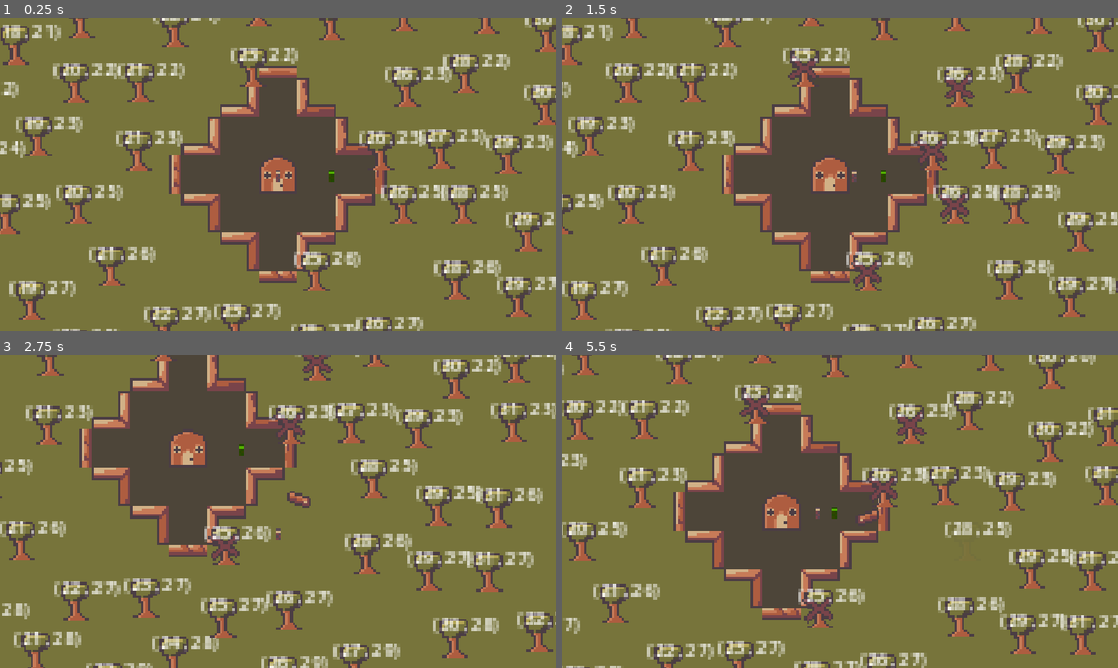
Above: before the commit, frames 1-4 (two rows, left to right).
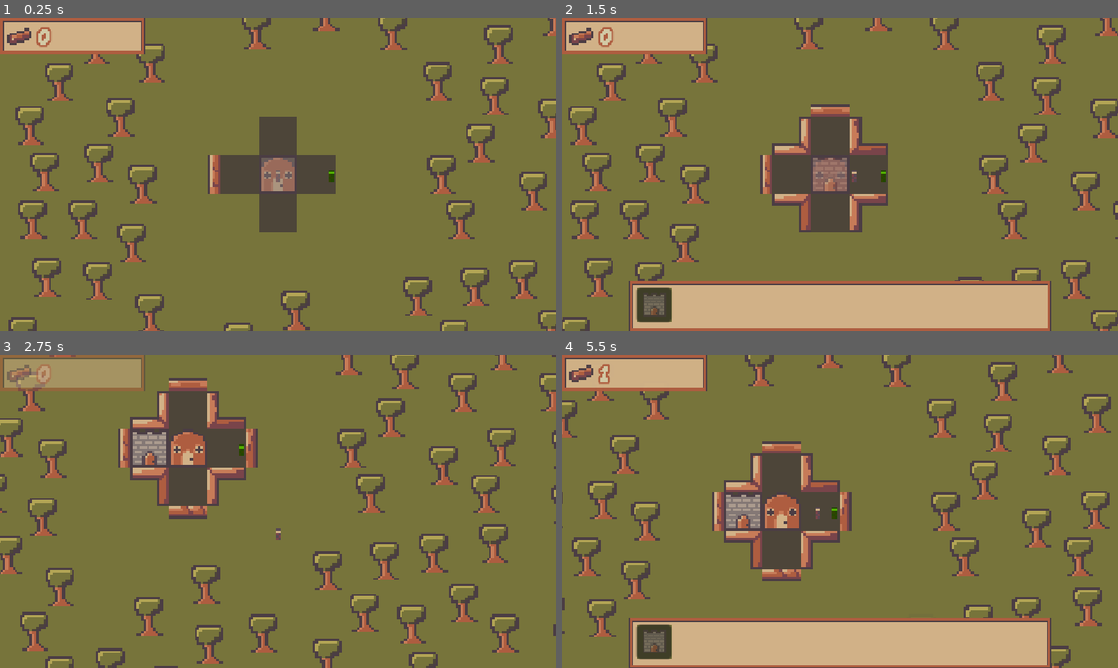
Above: after the commit, the same moments.

Repository: jacksonmist/DeforestStation
Game: Godot game, scene res://Scenes/Root.tscn
Two runs of this game, one before a commit and one after it. Both use one fixed random seed, a clock stepped at 60 frames per second and the inputs below.
Inputs (mouse positions are in pixels of both pictures, inside the frame that each line leads up to):
- Up to frame 1 (0.25 s): no input
- Up to frame 2 (1.5 s): click (656, 305) at 0.52 s; move the mouse to (840, 174) at 1.27 s; press the mouse at (840, 174) at 1.28 s; hold D (Right) from 1.28 s (still down)
- Up to frame 3 (2.75 s): move the mouse to (166, 527) at 2.02 s; release D (Right) at 2.03 s; release the mouse at (166, 527) at 2.03 s; hold S (Down) from 2.03 s (still down); click (166, 527) at 2.1 s
- Up to frame 4 (5.5 s): move the mouse to (895, 442) at 2.77 s; release S (Down) at 2.78 s; press the mouse at (895, 442) at 2.78 s; hold D (Right) 2.78-3.53 s; move the mouse to (812, 574) at 3.52 s; release the mouse at (812, 574) at 3.53 s; hold W (Up) 3.53-4.28 s; click (812, 574) at 3.6 s; move the mouse to (1006, 558) at 4.27 s; press the mouse at (1006, 558) at 4.28 s; hold A (Left) from 4.28 s (still down); move the mouse to (673, 464) at 5.02 s; release the mouse at (673, 464) at 5.03 s; click (673, 464) at 5.1 s

The runs differ from the first frame. In frame 1, 36% of the frame differs, in the area x 0-100%, y 0-100%; in frame 2, 45%; in frame 3, 36%; in frame 4, 43%.

Commit message:
Added building placement

Diff:
--- /dev/null
+++ b/Fonts/GrapeSoda.tres
@@ -0,0 +1,10 @@
+[gd_resource type="LabelSettings" format=3 uid="uid://cddqxk8eahrc2"]
+
+[ext_resource type="FontFile" uid="uid://bdg3nv82k5bbl" path="res://Fonts/GrapeSoda.ttf" id="1_456og"]
+
+[resource]
+font = ExtResource("1_456og")
+font_size = 64
+font_color = Color(0.8235294, 0.7882353, 0.64705884, 1)
+outline_size = 16
+outline_color = Color(0.68235296, 0.3647059, 0.2509804, 1)
--- a/Scenes/Root.tscn
+++ b/Scenes/Root.tscn
@@ -1,8 +1,13 @@
 [gd_scene format=3 uid="uid://dv2sgwsfcdyca"]
 
 [ext_resource type="Texture2D" uid="uid://dhat3ipmnjj1a" path="res://Sprites/BasicGroundTexture.png" id="1_y1djv"]
+[ext_resource type="Texture2D" uid="uid://doniadc2wwyju" path="res://Sprites/selection.png" id="2_7f8yv"]
+[ext_resource type="Texture2D" uid="uid://g5m5al7f2upv" path="res://Sprites/pos_selection.png" id="2_8btxg"]
 [ext_resource type="Texture2D" uid="uid://cu8cbxhf23tdt" path="res://Sprites/StationFloor.png" id="2_t0qco"]
+[ext_resource type="PackedScene" uid="uid://5hr4ryv38sbb" path="res://Scenes/barracks.tscn" id="2_ve1ck"]
 [ext_resource type="Script" uid="uid://dix58tw62qy4c" path="res://Scripts/ground_map.gd" id="3_75oan"]
+[ext_resource type="Texture2D" uid="uid://njuuhkdepf1c" path="res://Sprites/neg_selection.png" id="3_lbgny"]
+[ext_resource type="Texture2D" uid="uid://cdcil8c1cjwwf" path="res://Sprites/neu_selection.png" id="4_asw58"]
 [ext_resource type="Script" uid="uid://brclpklxi4iph" path="res://Scripts/pds_manager.gd" id="6_626no"]
 [ext_resource type="Script" uid="uid://uds2sukswpu" path="res://Scripts/grid_manager.gd" id="7_6ebx2"]
 [ext_resource type="Texture2D" uid="uid://eu8e1ajk145w" path="res://Sprites/BasicHouse.png" id="8_difym"]
@@ -22,7 +27,10 @@
 [ext_resource type="PackedScene" uid="uid://bakp2uylxujxy" path="res://Scenes/Walls/neinv_wall.tscn" id="22_8btxg"]
 [ext_resource type="PackedScene" uid="uid://i1d60enxi5n4" path="res://Scenes/Walls/seinv_wall.tscn" id="23_lbgny"]
 [ext_resource type="PackedScene" uid="uid://bgfjew1keeat4" path="res://Scenes/Walls/swinv_wall.tscn" id="24_asw58"]
+[ext_resource type="Script" uid="uid://cp5rh6gpfpk4k" path="res://Scripts/structure_manager.gd" id="24_ql2nr"]
 [ext_resource type="PackedScene" uid="uid://cegd77rb4u3em" path="res://Scenes/Walls/nwinv_wall.tscn" id="25_rcb2t"]
+
+[sub_resource type="CircleShape2D" id="CircleShape2D_4bev8"]
 
 [sub_resource type="TileSetAtlasSource" id="TileSetAtlasSource_g1ltr"]
 texture = ExtResource("1_y1djv")
@@ -37,6 +45,7 @@
 sources/1 = SubResource("TileSetAtlasSource_ebfx1")
 
 [sub_resource type="RectangleShape2D" id="RectangleShape2D_4bev8"]
+size = Vector2(16, 16)
 
 [sub_resource type="CircleShape2D" id="CircleShape2D_ltfbr"]
 radius = 8.0
@@ -44,6 +53,26 @@
 [sub_resource type="CircleShape2D" id="CircleShape2D_fojhu"]
 
 [node name="Node2D" type="Node2D" unique_id=1513264109]
+
+[node name="StructureManager" type="Area2D" parent="." unique_id=806441737]
+collision_layer = 129
+collision_mask = 64
+script = ExtResource("24_ql2nr")
+pos_selection = ExtResource("2_8btxg")
+neg_selection = ExtResource("3_lbgny")
+neu_selection = ExtResource("4_asw58")
+barracks = ExtResource("2_ve1ck")
+
+[node name="CollisionShape2D" type="CollisionShape2D" parent="StructureManager" unique_id=1633693362]
+shape = SubResource("CircleShape2D_4bev8")
+debug_color = Color(0.99999994, 0.011874482, 0.05190014, 0.41960785)
+
+[node name="Selection" type="Sprite2D" parent="StructureManager" unique_id=211997279]
+z_index = 5
+texture = ExtResource("2_7f8yv")
+
+[node name="SelectedStructure" type="Sprite2D" parent="StructureManager/Selection" unique_id=700509714]
+self_modulate = Color(1, 1, 1, 0.5019608)
 
 [node name="GroundMap" type="TileMapLayer" parent="." unique_id=348636908 node_paths=PackedStringArray("pds_manager")]
 z_index = -1
@@ -75,13 +104,14 @@
 grid_manager = NodePath("../GridManager")
 house = NodePath("../House")
 
-[node name="GridManager" type="Node" parent="." unique_id=366981937 node_paths=PackedStringArray("tree_manager", "ground_map", "wall_manager")]
+[node name="GridManager" type="Node" parent="." unique_id=366981937 node_paths=PackedStringArray("tree_manager", "ground_map", "wall_manager", "structure_manager")]
 script = ExtResource("7_6ebx2")
 tree_manager = NodePath("../TreeManager")
 ground_map = NodePath("../GroundMap")
 wall_manager = NodePath("../GroundMap/WallManager")
+structure_manager = NodePath("../StructureManager")
 
-[node name="House" type="Area2D" parent="." unique_id=859446054 node_paths=PackedStringArray("ground_map", "grid")]
+[node name="House" type="Area2D" parent="." unique_id=859446054 node_paths=PackedStringArray("ground_map", "grid", "structure_manager")]
 texture_filter = 1
 collision_mask = 0
 script = ExtResource("9_am7h6")
@@ -89,6 +119,7 @@
 grid = NodePath("../GridManager")
 starting_radius = 2
 health = 100.0
+structure_manager = NodePath("../StructureManager")
 
 [node name="CollisionShape2D" type="CollisionShape2D" parent="House" unique_id=1493826941]
 shape = SubResource("RectangleShape2D_4bev8")
@@ -96,12 +127,13 @@
 [node name="Sprite2D" type="Sprite2D" parent="House" unique_id=2096658549]
 texture = ExtResource("8_difym")
 
-[node name="Player" type="Area2D" parent="." unique_id=583931774 node_paths=PackedStringArray("house")]
+[node name="Player" type="Area2D" parent="." unique_id=583931774 node_paths=PackedStringArray("house", "structure_manager")]
 z_index = 1
-collision_layer = 2
+collision_layer = 66
 collision_mask = 28
 script = ExtResource("13_7f8yv")
 house = NodePath("../House")
+structure_manager = NodePath("../StructureManager")
 speed = 50.0
 aps = 50.0
 
--- /dev/null
+++ b/Scenes/barracks.tscn
@@ -0,0 +1,20 @@
+[gd_scene format=3 uid="uid://5hr4ryv38sbb"]
+
+[ext_resource type="Script" uid="uid://o3n3bfkslhgv" path="res://Scripts/barracks.gd" id="1_coeoc"]
+[ext_resource type="Texture2D" uid="uid://dg7d05vrk5blu" path="res://Sprites/Buildings/Barracks.png" id="2_3p7p4"]
+
+[sub_resource type="RectangleShape2D" id="RectangleShape2D_ltfbr"]
+size = Vector2(16, 16)
+
+[node name="Barracks" type="Area2D" unique_id=1416347816]
+script = ExtResource("1_coeoc")
+texture = ExtResource("2_3p7p4")
+health = 20.0
+purchase_cost = 20
+metadata/_custom_type_script = "uid://j4q133l8rdcj"
+
+[node name="CollisionShape2D" type="CollisionShape2D" parent="." unique_id=708572482]
+shape = SubResource("RectangleShape2D_ltfbr")
+
+[node name="Sprite2D" type="Sprite2D" parent="." unique_id=445120335]
+texture = ExtResource("2_3p7p4")
--- a/Scenes/tree.tscn
+++ b/Scenes/tree.tscn
@@ -29,6 +29,7 @@
 texture = ExtResource("3_l7sa7")
 
 [node name="Label" type="Label" parent="." unique_id=1392394564]
+visible = false
 offset_left = -9.0
 offset_top = -12.0
 offset_right = 16.65
--- /dev/null
+++ b/Scenes/ui_manager.tscn
@@ -0,0 +1,90 @@
+[gd_scene format=3 uid="uid://f8vw6m82hyyo"]
+
+[ext_resource type="Script" uid="uid://nn6gsecwwex1" path="res://Scripts/ui_manager.gd" id="1_blom3"]
+[ext_resource type="Texture2D" uid="uid://cjwae43ssabe1" path="res://Sprites/UIBorder.png" id="2_toaf1"]
+[ext_resource type="Texture2D" uid="uid://cn4ktcd2hgtqe" path="res://Sprites/SpriteContainer.png" id="3_i37jq"]
+[ext_resource type="Texture2D" uid="uid://dg7d05vrk5blu" path="res://Sprites/Buildings/Barracks.png" id="4_laqw3"]
+[ext_resource type="Texture2D" uid="uid://jpnmctqotyp3" path="res://Sprites/wood.png" id="5_laqw3"]
+[ext_resource type="LabelSettings" uid="uid://cddqxk8eahrc2" path="res://Fonts/GrapeSoda.tres" id="6_k436y"]
+
+[node name="UIManager" type="CanvasLayer" unique_id=952831957]
+script = ExtResource("1_blom3")
+semi_trans = Color(1, 1, 1, 0.39215687)
+
+[node name="BuildMenu" type="NinePatchRect" parent="." unique_id=906879882]
+anchors_preset = 7
+anchor_left = 0.5
+anchor_top = 1.0
+anchor_right = 0.5
+anchor_bottom = 1.0
+offset_left = -437.0
+offset_top = 25.0
+offset_right = 437.0
+offset_bottom = 129.0
+grow_horizontal = 2
+grow_vertical = 0
+texture = ExtResource("2_toaf1")
+patch_margin_left = 8
+patch_margin_top = 8
+patch_margin_right = 7
+patch_margin_bottom = 7
+axis_stretch_horizontal = 1
+axis_stretch_vertical = 1
+
+[node name="SpriteContainer" type="TextureRect" parent="BuildMenu" unique_id=292860773]
+layout_mode = 0
+offset_left = 16.0
+offset_top = 14.0
+offset_right = 88.0
+offset_bottom = 86.0
+pivot_offset_ratio = Vector2(0.5, 0.5)
+texture = ExtResource("3_i37jq")
+
+[node name="BarracksButton" type="Button" parent="BuildMenu/SpriteContainer" unique_id=668198238]
+layout_mode = 0
+offset_right = 24.0
+offset_bottom = 24.0
+scale = Vector2(3, 3)
+theme_override_colors/icon_normal_color = Color(1, 1, 1, 0.5019608)
+icon = ExtResource("4_laqw3")
+icon_alignment = 1
+
+[node name="BarracksHint" type="NinePatchRect" parent="BuildMenu/SpriteContainer" unique_id=2060877071]
+visible = false
+layout_mode = 0
+offset_top = -41.0
+offset_right = 75.29
+offset_bottom = -2.0299988
+pivot_offset_ratio = Vector2(0.5, 0.5)
+texture = ExtResource("2_toaf1")
+patch_margin_left = 8
+patch_margin_top = 7
+patch_margin_right = 8
+patch_margin_bottom = 8
+
+[node name="WoodAmount" type="NinePatchRect" parent="." unique_id=1641177984]
+offset_right = 300.0
+offset_bottom = 75.0
+texture = ExtResource("2_toaf1")
+patch_margin_left = 8
+patch_margin_top = 8
+patch_margin_right = 8
+patch_margin_bottom = 8
+
+[node name="TextureRect" type="TextureRect" parent="WoodAmount" unique_id=234175591]
+layout_mode = 0
+offset_left = 5.0
+offset_top = -9.0
+offset_right = 45.0
+offset_bottom = 31.0
+scale = Vector2(2, 2)
+texture = ExtResource("5_laqw3")
+
+[node name="Label" type="Label" parent="WoodAmount" unique_id=783702641]
+layout_mode = 0
+offset_left = 79.0
+offset_top = 7.0
+offset_right = 293.3
+offset_bottom = 71.0
+text = "1234567"
+label_settings = ExtResource("6_k436y")
--- /dev/null
+++ b/Scripts/barracks.gd
@@ -0,0 +1,11 @@
+class_name Barracks extends Building
+
+var lumberjacks: Array[Area2D]
+
+func _ready() -> void:
+	pass # Replace with function body.
+
+
+# Called every frame. 'delta' is the elapsed time since the previous frame.
+func _process(delta: float) -> void:
+	pass
--- /dev/null
+++ b/Scripts/building.gd
@@ -0,0 +1,25 @@
+class_name Building extends Area2D
+
+@export var texture: Texture2D
+@export var health: float
+@export var structure_manager: StructureManager
+@export var cell_size: Vector2i = Vector2i(1, 1)
+@export var purchase_cost: int
+@export var base_upgrade_cost: int = 10
+@export var upgrade_factor: float = 2
+var current_upgrade_cost: int
+var level: int = 1
+var max_level: int = 10
+
+func upgrade_level():
+	if level >= max_level:
+		level = max_level
+		return
+	level += 1
+	_calculate_upgrade_cost()
+
+func _calculate_upgrade_cost():
+	current_upgrade_cost = base_upgrade_cost * 2 ** (level - 1)
+
+func set_active(active: bool):
+	pass
--- a/Scripts/entity.gd
+++ b/Scripts/entity.gd
@@ -76,4 +76,3 @@
 
 func add_wood(amount: int):
 	wood_amount += amount
-	print(wood_amount)
--- a/Scripts/grid_manager.gd
+++ b/Scripts/grid_manager.gd
@@ -4,6 +4,7 @@
 @export var tree_manager: TreeManager
 @export var ground_map: GroundMap
 @export var wall_manager: WallManager
+@export var structure_manager: StructureManager
 
 var station_cells: Dictionary
 var cached_cells: Array[Vector2i]
@@ -21,7 +22,6 @@
 func upgrade_circle():
 	if not can_upgrade:
 		return
-	current_radius += 1
 	var added_cells: Array[Vector2i]
 	cached_cells = []
 	var r2 = current_radius ** 2
@@ -36,6 +36,9 @@
 			station_cells[cell] = true
 			ground_map.set_station_floor(cell)
 		calculate_border_cells(added_cells)
+		current_radius += 1
+		structure_manager.update_radius(current_radius)
+		structure_manager.update_station_cells(station_cells)
 	else:
 		can_upgrade = false
 		cached_cells = added_cells
@@ -45,6 +48,9 @@
 		station_cells[cell] = true
 		ground_map.set_station_floor(cell)
 	calculate_border_cells(cached_cells)
+	current_radius += 1
+	structure_manager.update_radius(current_radius)
+	structure_manager.update_station_cells(station_cells)
 	can_upgrade = true
 
 func calculate_border_cells(added_cells: Array[Vector2i]):
--- a/Scripts/house.gd
+++ b/Scripts/house.gd
@@ -10,6 +10,7 @@
 	grid.set_house_cell(cell)
 	for i in range(starting_radius):
 		upgrade_circle()
+	structure_manager.set_house(self)
 
 # Called every frame. 'delta' is the elapsed time since the previous frame.
 func _process(delta: float) -> void:
@@ -17,7 +18,3 @@
 
 func upgrade_circle():
 	grid.upgrade_circle()
-
-func _input_event(viewport: Viewport, event: InputEvent, shape_idx: int) -> void:
-	if event.is_action_pressed("LeftMouse"):
-		upgrade_circle()
--- a/Scripts/player.gd
+++ b/Scripts/player.gd
@@ -1,6 +1,7 @@
 class_name Player extends Entity
 
 @export var house: House
+@export var structure_manager: StructureManager
 
 func _input(event: InputEvent) -> void:
 	var move_vector = Input.get_vector("Left", "Right", "Up", "Down")
@@ -9,7 +10,13 @@
 func _ready() -> void:
 	super()
 	area_entered.connect(_on_area_entered)
+	wood_amount = 0
+	structure_manager.update_player_wood(wood_amount)
 
 func _on_area_entered(body):
 	if body is Wood:
 		body.collect(self)
+
+func add_wood(amount: int):
+	wood_amount += amount
+	structure_manager.update_player_wood(wood_amount)
--- a/Scripts/poisson_disc_sampler.gd
+++ b/Scripts/poisson_disc_sampler.gd
@@ -1,6 +1,6 @@
 class_name PoissonDiscSampler
 
-var r: float = 24 # Min distance between points
+var r: float = 20 # Min distance between points
 var k: int = 30 # Limit samples to choose before rejection
 var cell_size: float = r / sqrt(2.0)
 var min_cell: Vector2i
--- /dev/null
+++ b/Scripts/structure_manager.gd
@@ -0,0 +1,114 @@
+class_name StructureManager extends Area2D
+
+@export var pos_selection: Texture2D
+@export var neg_selection: Texture2D
+@export var neu_selection: Texture2D
+
+@onready var shape: CollisionShape2D = $CollisionShape2D
+@onready var selection: Sprite2D = $Selection
+@onready var selected_structure_sprite: Sprite2D = $Selection/SelectedStructure
+
+var station_cells: Dictionary
+var structures: Dictionary
+var radius: float
+var is_build_mode: bool = false
+var house: Building
+
+var player_wood_amount: int
+var other_wood_amount: int
+var wood_amount: int
+
+var mouse_cell: Vector2i
+
+var cached_instance: Area2D
+var selected_structure: PackedScene
+@export var barracks: PackedScene
+
+enum structures_enum {
+	empty,
+	barracks,
+	watchtower
+}
+
+func _ready() -> void:
+	area_entered.connect(_player_entered)
+	area_exited.connect(_player_exited)
+	selection.visible = false
+	UiManager.set_structure_manager(self)
+
+func _process(delta: float) -> void:
+	if is_build_mode:
+		var mouse_pos = get_global_mouse_position()
+		mouse_cell = Vector2i(floor((mouse_pos + Vector2(8, 8)) / 16)) + Vector2i(24, 24)
+		if mouse_cell in station_cells:
+			selection.visible = true
+			selection.position = (mouse_cell - Vector2i(24, 24)) * 16
+		elif selection.visible == true:
+			selection.visible = false
+		if not selected_structure:
+			selection.texture = neu_selection
+			return
+		if mouse_cell in structures:
+			selection.texture = neg_selection
+		else:
+			selection.texture = pos_selection
+
+func _input_event(viewport: Viewport, event: InputEvent, shape_idx: int) -> void:
+	if event.is_action_pressed("LeftMouse"):
+		if not selected_structure and structures.has(mouse_cell):
+			var clicked_building = structures[mouse_cell]
+		elif selected_structure and not structures.has(mouse_cell):
+			add_child(cached_instance)
+			cached_instance.position = (mouse_cell - Vector2i(24, 24)) * 16
+			cached_instance.set_active(true)
+			select_structure(structures_enum.empty)
+
+func _player_entered(body):
+	is_build_mode = true
+	UiManager.show_build_menu()
+
+func _player_exited(body):
+	is_build_mode = false
+	UiManager.hide_build_menu()
+
+func update_radius(amount: float):
+	radius = amount * 16
+	shape.shape.radius = radius
+
+func set_house(house_ref: Building):
+	house = house_ref
+	structures[house.cell] = house
+
+func update_station_cells(dict_ref: Dictionary):
+	station_cells = dict_ref
+
+func select_structure(type: structures_enum):
+	cached_instance = null
+	match type:
+		structures_enum.empty:
+			selected_structure = null
+		structures_enum.barracks:
+			selected_structure = barracks
+		structures_enum.watchtower:
+			pass
+
+	if selected_structure:
+		cached_instance = selected_structure.instantiate()
+		selected_structure_sprite.texture = cached_instance.texture
+	else:
+		selected_structure_sprite.texture = null
+
+func calculate_total_wood():
+	wood_amount = other_wood_amount + player_wood_amount
+	UiManager.set_wood_amount(wood_amount)
+
+func add_other_wood(amount: int):
+	other_wood_amount += amount
+	calculate_total_wood()
+
+func update_player_wood(amount: int):
+	player_wood_amount = amount
+	calculate_total_wood()
+
+func get_selected_structure() -> PackedScene:
+	return selected_structure
--- a/Scripts/tree_manager.gd
+++ b/Scripts/tree_manager.gd
@@ -15,14 +15,12 @@
 		tree.position = point
 		tree.tree_manager = self
 		tree.wood = wood
-		#var tree_cell := Vector2i(floor(point/16))
 		var tree_cell := Vector2i(round(point/16)) + Vector2i(24, 24)
 		var dir_to_house = Vector2i(Vector2(house_cell - tree_cell).normalized().round())
-		#tree.position = tree_cell * 16
 		tree_cell += dir_to_house
 		tree.set_cell(tree_cell)
 		var distance_to_house = tree_cell.distance_to(house_cell)
-		if distance_to_house <= house.starting_radius:
+		if distance_to_house <= house.starting_radius + 0.25:
 			tree.queue_free()
 			continue
 		if not tree_dict.has(tree_cell):
--- /dev/null
+++ b/Scripts/ui_manager.gd
@@ -0,0 +1,70 @@
+class_name UIManager extends CanvasLayer
+
+var sm: StructureManager
+@onready var wood_amount: NinePatchRect = $WoodAmount
+@onready var wood_label: Label = $WoodAmount/Label
+var wood_tween: Tween
+
+@export var semi_trans: Color
+@onready var build_menu: NinePatchRect = $BuildMenu
+var build_menu_start := Vector2(139.0, 673.0)
+var build_menu_destination := Vector2(139.0, 544.0)
+var tween_time: float = 0.5
+var build_move_tween: Tween
+var build_scale_tween: Tween
+
+@onready var barracks_button: Button = $BuildMenu/SpriteContainer/BarracksButton
+@onready var barracks_hint: NinePatchRect = $BuildMenu/SpriteContainer/BarracksHint
+
+# Called when the node enters the scene tree for the first time.
+func _ready() -> void:
+	build_menu.position = build_menu_start
+	barracks_button.mouse_entered.connect(show_barracks_hint)
+	barracks_button.mouse_exited.connect(hide_barracks_hint)
+	barracks_button.pressed.connect(select_barracks)
+
+func _process(delta: float) -> void:
+	pass
+
+func check_tween():
+	if build_move_tween and build_move_tween.is_running():
+		build_move_tween.kill()
+	if build_scale_tween and build_scale_tween.is_running():
+		build_scale_tween.kill()
+
+func show_build_menu():
+	check_tween()
+	build_move_tween = create_tween().set_parallel(true).set_trans(Tween.TRANS_ELASTIC)
+	build_scale_tween = create_tween().set_parallel(true).set_trans(Tween.TRANS_ELASTIC)
+	wood_tween = create_tween().set_parallel(true)
+	build_move_tween.tween_property(build_menu, "position", build_menu_destination, tween_time)
+	build_scale_tween.tween_property(build_menu, "scale", Vector2(1, 1), tween_time)
+	wood_tween.tween_property(wood_amount, "modulate", Color.WHITE, tween_time)
+
+func hide_build_menu():
+	check_tween()
+	build_move_tween = create_tween().set_parallel(true).set_trans(Tween.TRANS_ELASTIC)
+	build_scale_tween = create_tween().set_parallel(true).set_trans(Tween.TRANS_ELASTIC)
+	wood_tween = create_tween().set_parallel(true)
+	build_move_tween.tween_property(build_menu, "position", build_menu_start, tween_time)
+	build_scale_tween.tween_property(build_menu, "scale", Vector2.ZERO, tween_time)
+	wood_tween.tween_property(wood_amount, "modulate", semi_trans, tween_time)
+	sm.select_structure(sm.structures_enum.empty)
+
+func select_barracks():
+	if sm.get_selected_structure() == sm.barracks:
+		sm.select_structure(sm.structures_enum.empty)
+	else:
+		sm.select_structure(sm.structures_enum.barracks)
+
+func show_barracks_hint():
+	barracks_hint.visible = true
+
+func hide_barracks_hint():
+	barracks_hint.visible = false
+
+func set_wood_amount(amount: int):
+	wood_label.text = str(amount)
+
+func set_structure_manager(sm_ref: StructureManager):
+	sm = sm_ref
--- a/Scripts/wall_manager.gd
+++ b/Scripts/wall_manager.gd
@@ -15,12 +15,23 @@
 @export var NW_wall: PackedScene
 
 var walls: Dictionary
+var timer: Timer
+@export var time_to_place: float = 2
 
 func place_walls(border_cells: Dictionary, station_cells: Dictionary):
+	if timer and not timer.is_stopped():
+		await timer.timeout
+	timer = Timer.new()
+	timer.one_shot = true
+	timer.autostart = false
+	add_child(timer)
+	timer.wait_time = time_to_place / border_cells.size()
 	for wall in walls.keys():
 		walls[wall].queue_free()
 	walls.clear()
 	for cell in border_cells:
+		if cell == Vector2i(25, 24) or cell == Vector2i(24, 23) or cell == Vector2i(23, 24) or cell == Vector2i(24, 25):
+			continue
 		var mask = 0
 		if Vector2i(cell.x, cell.y -1) in station_cells:
 			mask += N
@@ -49,6 +60,9 @@
 			12:
 				wall_choice = NE_wall
 		if wall_choice:
+			if not timer.is_stopped():
+				await timer.timeout
+			timer.start()
 			var instance = wall_choice.instantiate()
 			add_child(instance)
 			walls[cell] = instance
--- a/Sprites/building.gd
+++ /dev/null
@@ -1,3 +0,0 @@
-class_name Building extends Area2D
-
-@export var health: float
--- a/project.godot
+++ b/project.godot
@@ -14,6 +14,10 @@
 run/main_scene="uid://dv2sgwsfcdyca"
 config/features=PackedStringArray("4.7", "Forward Plus")
 config/icon="res://icon.svg"
+
+[autoload]
+
+UiManager="*uid://f8vw6m82hyyo"
 
 [display]
 
@@ -56,6 +60,8 @@
 2d_physics/layer_4="tree"
 2d_physics/layer_5="wood"
 2d_physics/layer_6="wall"
+2d_physics/layer_7="player"
+2d_physics/layer_8="station"
 
 [physics]
 
Binary file added: Fonts/GrapeSoda.ttf
Not shown, added: Fonts/GrapeSoda.ttf.import
Not shown, added: Scripts/barracks.gd.uid
Not shown, added: Scripts/building.gd.uid
Not shown, added: Scripts/structure_manager.gd.uid
Not shown, added: Scripts/ui_manager.gd.uid
Binary file added: Sprites/Buildings/Barracks.png
Not shown, added: Sprites/Buildings/Barracks.png.import
Binary file added: Sprites/Buildings/Watchtower.png
Not shown, added: Sprites/Buildings/Watchtower.png.import
Binary file added: Sprites/SpriteContainer.png
Not shown, added: Sprites/SpriteContainer.png.import
(and 11 more such lines)
